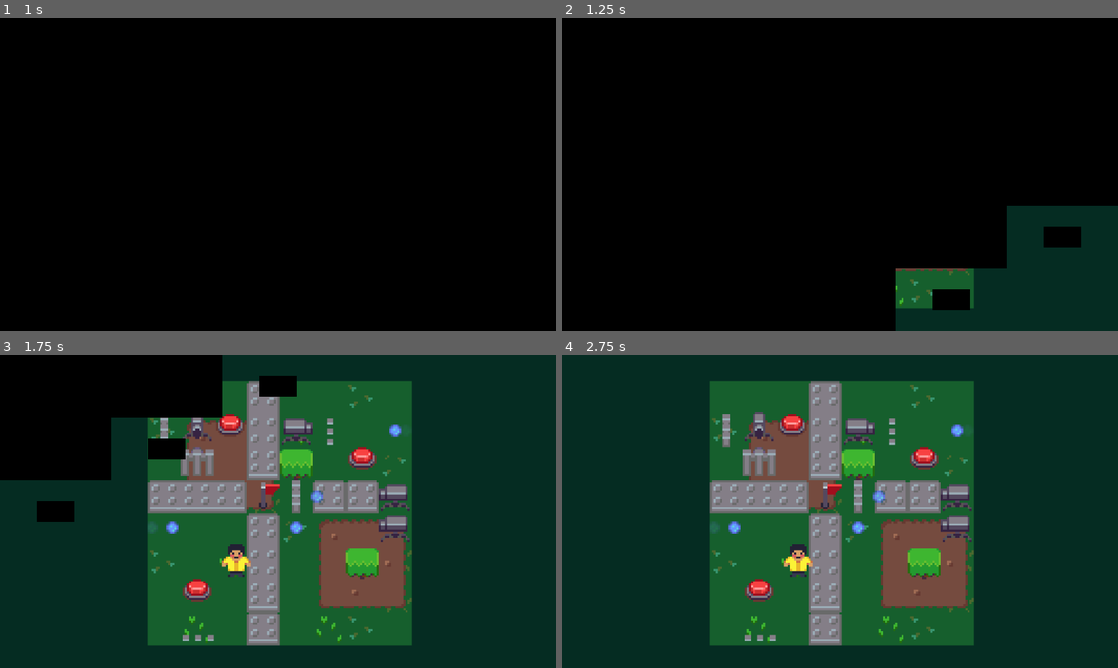
Above: before the commit, frames 1-4 (two rows, left to right).
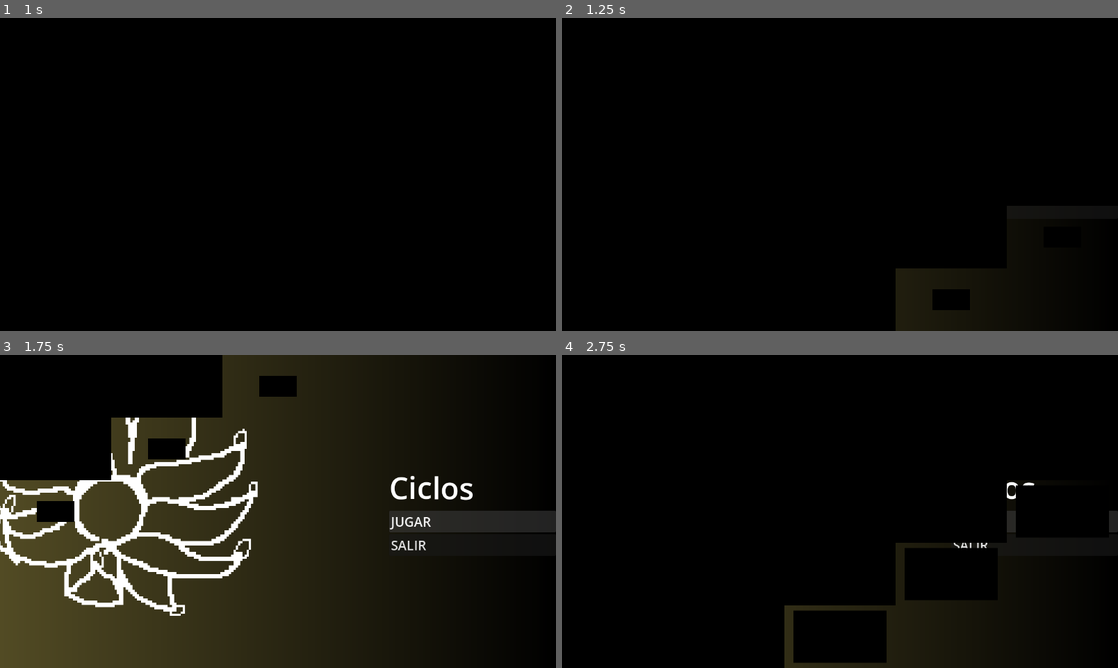
Above: after the commit, the same moments.

Repository: francosorbello/ciclos-jam
Game: Godot game, scene res://main/main.tscn
The game is run twice, just before and just after one commit, with the same random seed, the same clock (stepped at 60 frames per second) and the same inputs.
Inputs (mouse positions are in pixels of both pictures, inside the frame that each line leads up to):
- Up to frame 1 (1 s): tap Enter at 0.5 s; move the mouse to (400, 158) at 0.52 s; hold Right (move_right) from 0.53 s (still down); hold Space (continue) from 0.53 s (still down)
- Up to frame 2 (1.25 s): keep holding Right (move_right); keep holding Space (continue)
- Up to frame 3 (1.75 s): release Right (move_right) at 1.25 s; release Space (continue) at 1.25 s; click (472, 520) at 1.25 s, where only the run after the commit has a clickable "JUGAR"
- Up to frame 4 (2.75 s): click (1034, 520) at 2 s, where only the run after the commit has a clickable "JUGAR"

Frame 1 is identical in both runs. In frame 2, 10% of the frame differs, in the area x 60-100%, y 60-100%; in frame 3, 84%; in frame 4, 99%, in the area x 0-100%, y 0-100%.

Commit message:
Forgot to reset to main_menu

Diff:
--- a/content/screen_res/initial_screen.tres
+++ b/content/screen_res/initial_screen.tres
@@ -4,5 +4,5 @@
 
 [resource]
 script = ExtResource("1_cyyqy")
-initial_screen_name = "tino_level_5"
+initial_screen_name = "main_menu"
 metadata/_custom_type_script = "uid://do68jv6vn6vhn"
